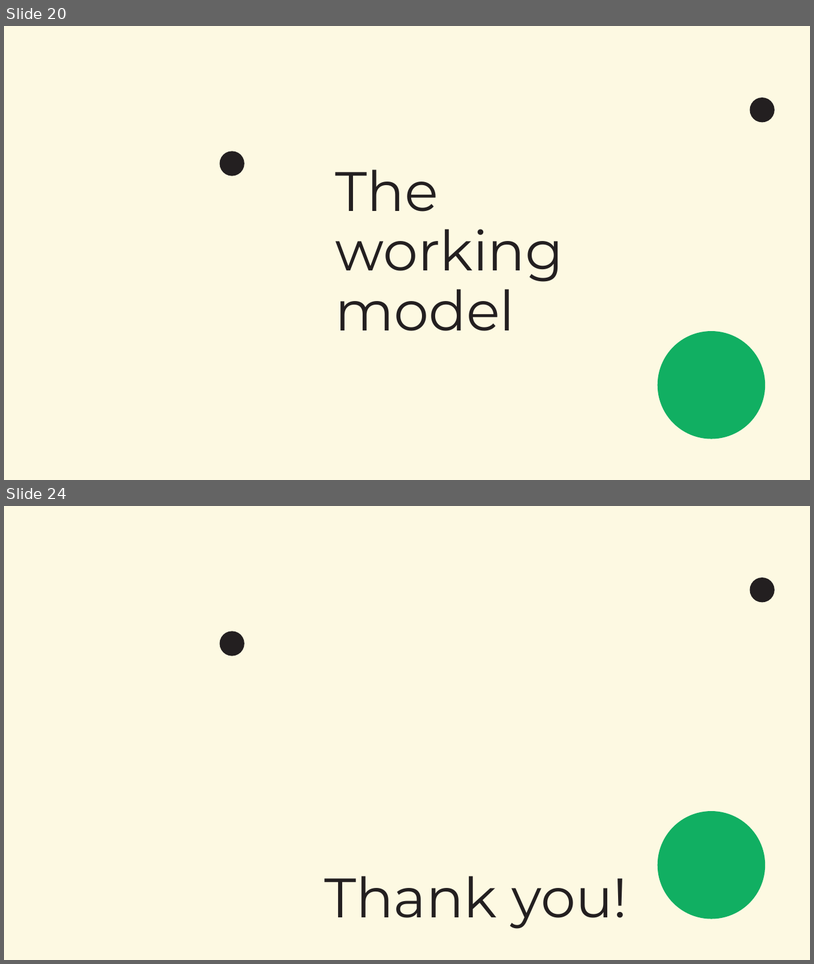
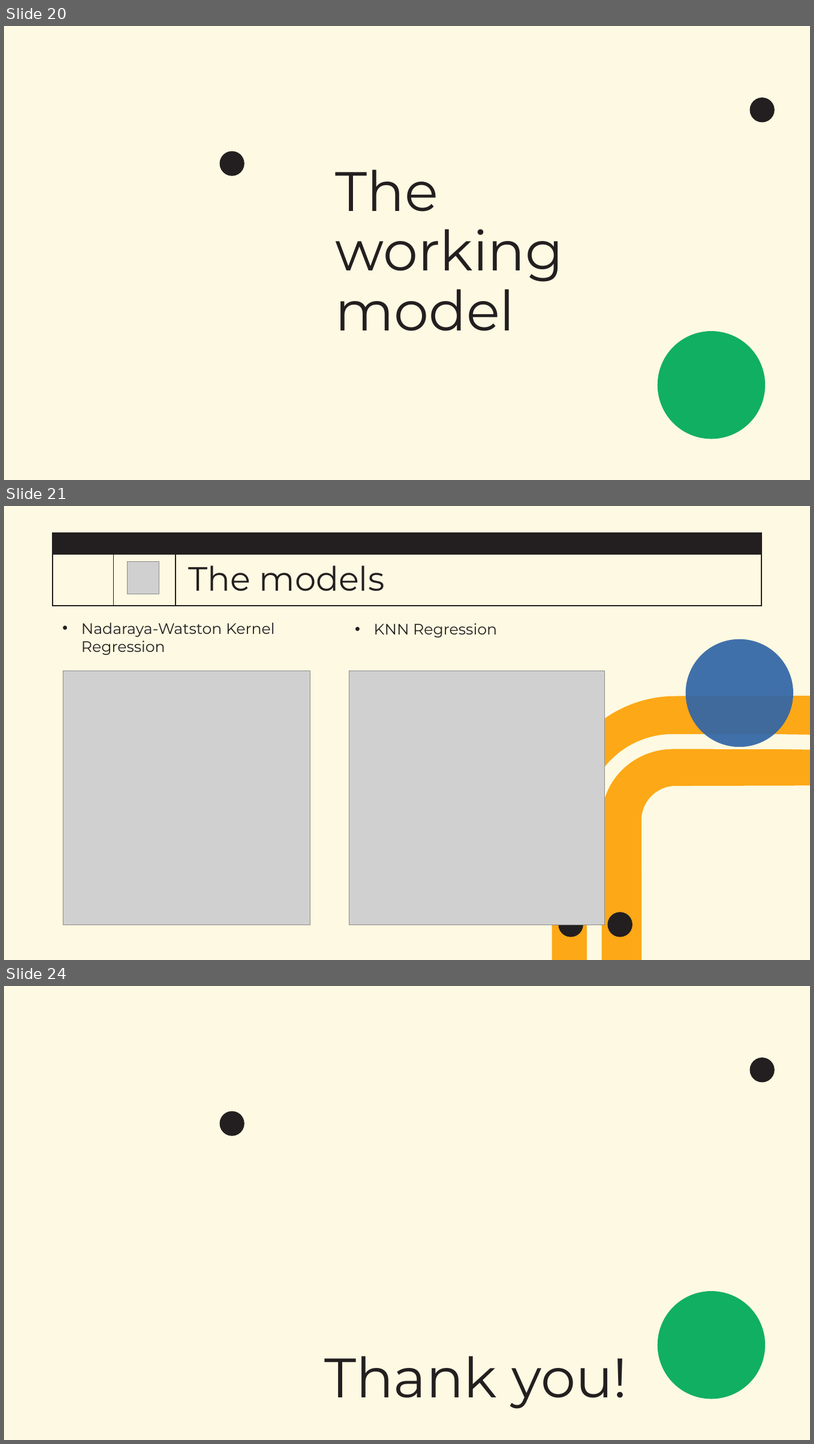
Before and after one commit to FedericoAlvetreti/TherMike, a slide deck: G22_slides.pptx. Shown one above the other, each under a label of ours: slides 20 and 24 before the commit, slides 20, 21 and 24 after it; the slides between them are not shown. The pictures are 814x964 and 814x1444 pixels, drawn with LibreOffice and Linux fonts; fonts in the diff are those of the drawing; grey boxes stand for pictures; background and template pictures are left out. Boxes give left, top, right and bottom in pixels: in the first picture for what was removed or moved away, otherwise in the second. Text is boxed around its words. In the diff, an @@ line names an element or a change of style, - is before the commit and + after.

```diff
--- a/G22_slides.pptx
+++ b/G22_slides.pptx
@@ slide 21 added at (x1=4, y1=506, x2=810, y2=960), background #FDF9E2 @@
@@ rectangle added at (x1=53, y1=532, x2=762, y2=554), fill #231F20, outline #231F20 1.25 pt @@
@@ rectangle added at (x1=53, y1=554, x2=762, y2=605), fill #FDF9E2, outline #231F20 1.25 pt @@
@@ line added from (113, 554) to (113, 605), #231F20 1.25 pt @@
@@ line added from (176, 554) to (176, 605), #231F20 1.25 pt @@
@@ picture added at (x1=128, y1=562, x2=159, y2=594) @@
@@ title added at (x1=188, y1=565, x2=385, y2=591), 40 pt, text #231F20 @@
+The models
@@ text added at (x1=81, y1=622, x2=275, y2=655), 18 pt, text #231F20 @@
+• Nadaraya-Watston Kernel Regression
@@ text added at (x1=374, y1=623, x2=497, y2=637), 18 pt, text #231F20 @@
+• KNN Regression
@@ ellipse added at (x1=686, y1=639, x2=794, y2=747), fill #3266A6 at 93% opacity @@
@@ picture added at (x1=63, y1=670, x2=310, y2=924) @@
@@ picture added at (x1=350, y1=670, x2=605, y2=924) @@
@@ freeform shape added at (x1=594, y1=741, x2=804, y2=953), outline #FDF9E2 17.76 pt @@
@@ freeform shape added at (x1=597, y1=741, x2=766, y2=916), outline #FEA000 100 pt @@
@@ ellipse added at (x1=559, y1=912, x2=584, y2=937), fill #231F20 @@
@@ ellipse added at (x1=608, y1=912, x2=633, y2=937), fill #231F20 @@
```
Also in this commit, not shown: 2 slides changed, 2 other slides added, 3 slides removed.
